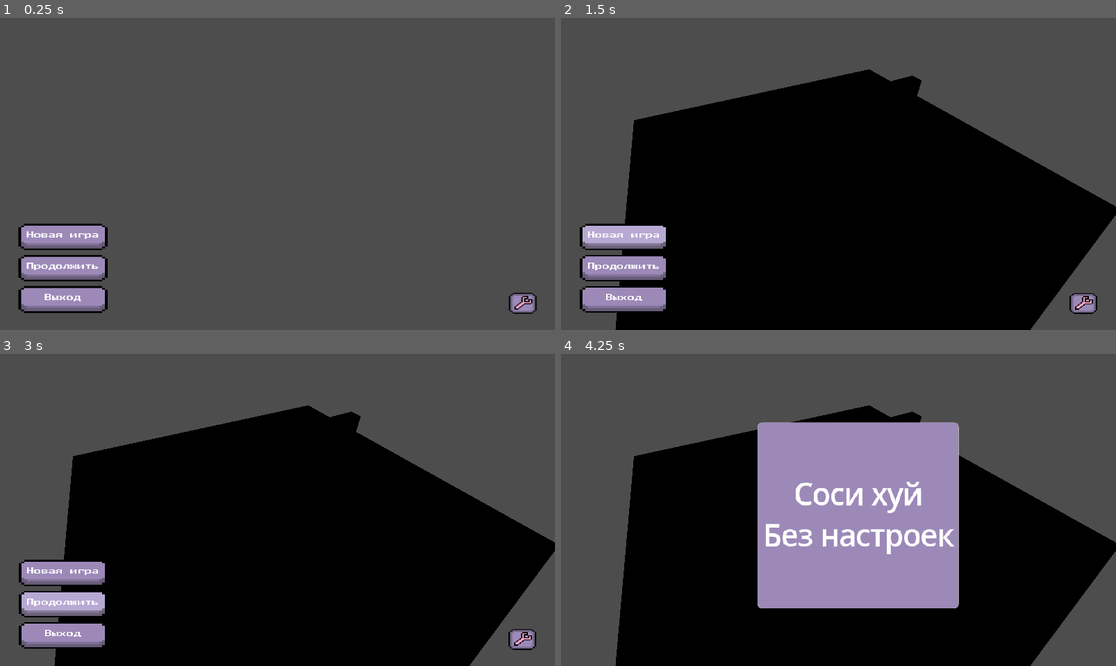
Above: before the commit, frames 1-4 (two rows, left to right).
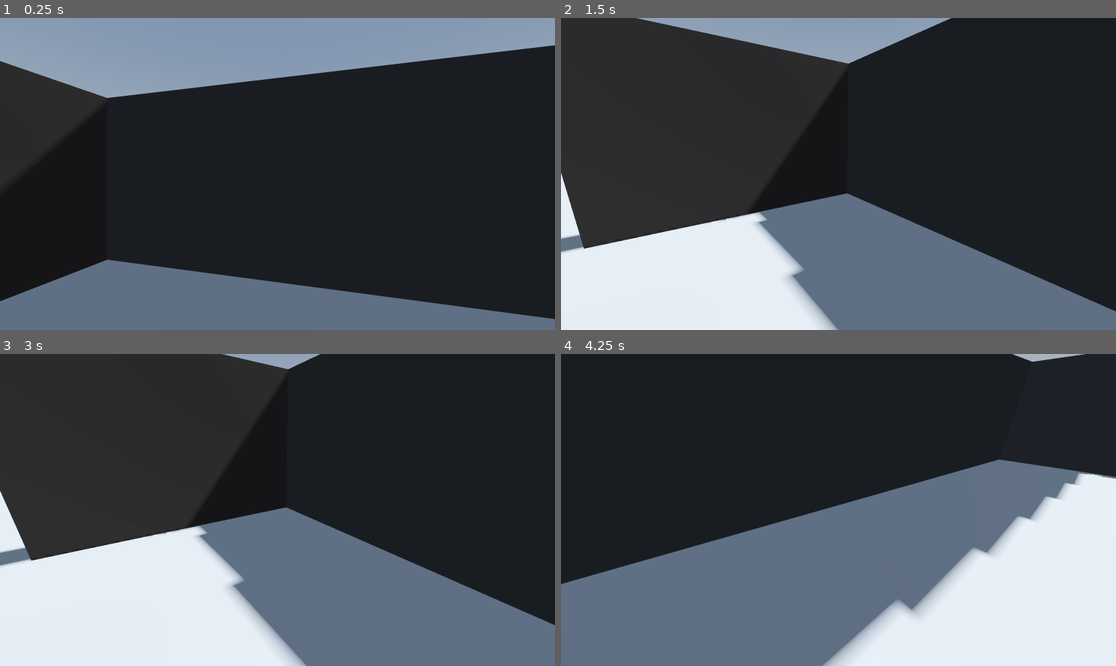
Above: after the commit, the same moments.

Repository: ik0nk4/maksimfindgirls
Game: Godot game, scene res://scenes/locations/maksim_apartment.tscn
Two runs of this game, one before a commit and one after it. Both use one fixed random seed, a clock stepped at 60 frames per second and the inputs below. Before the commit the project starts from res://scenes/main.tscn.
Inputs (mouse positions are in pixels of both pictures, inside the frame that each line leads up to):
- Up to frame 1 (0.25 s): no input
- Up to frame 2 (1.5 s): click (622, 236) at 0.5 s, where only the run before the commit has a clickable "Новая игра"; click (622, 236) at 1.25 s, where only the run before the commit has a clickable "Новая игра"
- Up to frame 3 (3 s): click (61, 572) at 2 s, where only the run before the commit has a clickable "Новая игра"; click (61, 603) at 2.75 s, where only the run before the commit has a clickable "Продолжить"
- Up to frame 4 (4.25 s): click (1082, 637) at 3.52 s

The runs differ from the first frame. In frame 1, 99% of the frame differs, in the area x 0-100%, y 0-100%; in frame 2, 96%; in frame 3, 96%; in frame 4, 100%.

Commit message:
Обновлена конфигурация проекта: изменена основная сцена, добавлены новые настройки управления, реализованы функции для возврата к предыдущей сцене и перезагрузки текущей сцены. Удалены устаревшие сцены и обновлен скрипт главного меню для использования новой функции смены сцены с эффектом затухания.

Diff:
--- a/project.godot
+++ b/project.godot
@@ -11,7 +11,7 @@
 [application]
 
 config/name="MaksimFindGirls"
-run/main_scene="uid://dkdccibqqkfqa"
+run/main_scene="uid://c1x16d2pvnml0"
 config/features=PackedStringArray("4.4", "Forward Plus")
 config/icon="res://icon.svg"
 
@@ -23,12 +23,42 @@
 
 window/size/viewport_width=1920
 window/size/viewport_height=1080
-window/size/mode=4
+window/size/mode=3
 
 [gui]
 
 theme/default_font_multichannel_signed_distance_field=true
 
+[input]
+
+move_forward={
+"deadzone": 0.2,
+"events": [Object(InputEventKey,"resource_local_to_scene":false,"resource_name":"","device":-1,"window_id":0,"alt_pressed":false,"shift_pressed":false,"ctrl_pressed":false,"meta_pressed":false,"pressed":false,"keycode":0,"physical_keycode":87,"key_label":0,"unicode":119,"location":0,"echo":false,"script":null)
+]
+}
+move_back={
+"deadzone": 0.2,
+"events": [Object(InputEventKey,"resource_local_to_scene":false,"resource_name":"","device":-1,"window_id":0,"alt_pressed":false,"shift_pressed":false,"ctrl_pressed":false,"meta_pressed":false,"pressed":false,"keycode":0,"physical_keycode":83,"key_label":0,"unicode":115,"location":0,"echo":false,"script":null)
+]
+}
+move_left={
+"deadzone": 0.2,
+"events": [Object(InputEventKey,"resource_local_to_scene":false,"resource_name":"","device":-1,"window_id":0,"alt_pressed":false,"shift_pressed":false,"ctrl_pressed":false,"meta_pressed":false,"pressed":false,"keycode":0,"physical_keycode":65,"key_label":0,"unicode":97,"location":0,"echo":false,"script":null)
+]
+}
+move_right={
+"deadzone": 0.2,
+"events": [Object(InputEventKey,"resource_local_to_scene":false,"resource_name":"","device":-1,"window_id":0,"alt_pressed":false,"shift_pressed":false,"ctrl_pressed":false,"meta_pressed":false,"pressed":false,"keycode":0,"physical_keycode":68,"key_label":0,"unicode":100,"location":0,"echo":false,"script":null)
+]
+}
+action={
+"deadzone": 0.2,
+"events": [Object(InputEventKey,"resource_local_to_scene":false,"resource_name":"","device":-1,"window_id":0,"alt_pressed":false,"shift_pressed":false,"ctrl_pressed":false,"meta_pressed":false,"pressed":false,"keycode":0,"physical_keycode":69,"key_label":0,"unicode":101,"location":0,"echo":false,"script":null)
+]
+}
+
 [rendering]
 
 textures/canvas_textures/default_texture_filter=0
+anti_aliasing/quality/msaa_3d=3
+anti_aliasing/quality/screen_space_aa=1
--- /dev/null
+++ b/scenes/characters/player.tscn
@@ -0,0 +1,34 @@
+[gd_scene load_steps=5 format=3 uid="uid://bs72ogkvdd7d6"]
+
+[ext_resource type="Script" uid="uid://cbhwdtr247w00" path="res://scripts/characters/player.gd" id="1_rp718"]
+
+[sub_resource type="StandardMaterial3D" id="StandardMaterial3D_iof21"]
+albedo_color = Color(0.91806, 0.575202, 0.222449, 1)
+
+[sub_resource type="CapsuleMesh" id="CapsuleMesh_ucva2"]
+radius = 0.4
+height = 1.8
+
+[sub_resource type="CapsuleShape3D" id="CapsuleShape3D_iof21"]
+radius = 0.4
+height = 1.8
+
+[node name="Player" type="CharacterBody3D"]
+script = ExtResource("1_rp718")
+speed = 2.0
+mouse_sensitivity = 0.001
+
+[node name="Mesh" type="MeshInstance3D" parent="."]
+transform = Transform3D(1, 0, 0, 0, 1, 0, 0, 0, 1, 0, 0.9, 0)
+material_override = SubResource("StandardMaterial3D_iof21")
+cast_shadow = 0
+mesh = SubResource("CapsuleMesh_ucva2")
+
+[node name="Collider" type="CollisionShape3D" parent="."]
+transform = Transform3D(1, 0, 0, 0, 1, 0, 0, 0, 1, 0, 0.9, 0)
+shape = SubResource("CapsuleShape3D_iof21")
+
+[node name="Head" type="Node3D" parent="."]
+transform = Transform3D(1, 0, 0, 0, 1, 0, 0, 0, 1, 0, 1.7, 0)
+
+[node name="Camera3D" type="Camera3D" parent="Head"]
--- a/scenes/locations/3d_maksik_home.tscn
+++ /dev/null
@@ -1,22 +0,0 @@
-[gd_scene load_steps=2 format=3 uid="uid://c1x16d2pvnml0"]
-
-[sub_resource type="PlaneMesh" id="PlaneMesh_xl5qv"]
-
-[node name="3dMaksikHome" type="Node3D"]
-
-[node name="MeshInstance3D" type="MeshInstance3D" parent="."]
-transform = Transform3D(2.88422, 0, 0, 0, 2.88422, 0, 0, 0, 2.88422, 0, 0, 0)
-mesh = SubResource("PlaneMesh_xl5qv")
-
-[node name="CSGBox3D" type="CSGBox3D" parent="."]
-transform = Transform3D(1.7, 0, 0, 0, 1, 0, 0, 0, 1.9, 0, 0.3, 0.095)
-size = Vector3(1.5, 1.6, 0.1)
-
-[node name="CSGCylinder3D" type="CSGCylinder3D" parent="CSGBox3D"]
-transform = Transform3D(0.67518, 0, 0, 0, 5.58943e-08, 1.1253, 0, -0.93775, 7.06032e-08, 0, 0.3, 0)
-operation = 2
-radius = 0.3
-height = 0.2
-
-[node name="Camera3D" type="Camera3D" parent="."]
-transform = Transform3D(0.848858, 0.36689, -0.380569, 0.0330614, 0.68167, 0.730912, 0.527587, -0.633022, 0.566511, -1.4, 2.3, 2.1)
--- /dev/null
+++ b/scenes/locations/maksim_apartment.tscn
@@ -0,0 +1,67 @@
+[gd_scene load_steps=6 format=3 uid="uid://c1x16d2pvnml0"]
+
+[ext_resource type="PackedScene" uid="uid://bs72ogkvdd7d6" path="res://scenes/characters/player.tscn" id="1_2qeb1"]
+
+[sub_resource type="ProceduralSkyMaterial" id="ProceduralSkyMaterial_yocyu"]
+sky_horizon_color = Color(0.662243, 0.671743, 0.686743, 1)
+ground_horizon_color = Color(0.662243, 0.671743, 0.686743, 1)
+
+[sub_resource type="Sky" id="Sky_td15j"]
+sky_material = SubResource("ProceduralSkyMaterial_yocyu")
+
+[sub_resource type="Environment" id="Environment_bpu05"]
+background_mode = 2
+sky = SubResource("Sky_td15j")
+tonemap_mode = 2
+glow_enabled = true
+
+[sub_resource type="StandardMaterial3D" id="StandardMaterial3D_2qeb1"]
+albedo_color = Color(0.230315, 0.230315, 0.230315, 1)
+
+[node name="3dMaksikHome" type="Node3D"]
+
+[node name="WorldEnvironment" type="WorldEnvironment" parent="."]
+environment = SubResource("Environment_bpu05")
+
+[node name="DirectionalLight3D" type="DirectionalLight3D" parent="."]
+transform = Transform3D(0.0768733, 0.994946, 0.0645995, 0.624998, -0.0985682, 0.774379, 0.776832, -0.0191545, -0.629416, 0.6, 4, -3.3)
+shadow_enabled = true
+
+[node name="CSGBox3D2" type="CSGBox3D" parent="."]
+transform = Transform3D(2.38142, 0, 0, 0, 1.40084, 0, 0, 0, 2.66159, -0.0581816, 0.00438178, -0.65752)
+use_collision = true
+size = Vector3(5.99707, 0.001, 4.21777)
+
+[node name="CSGBox3D" type="CSGBox3D" parent="."]
+transform = Transform3D(1.7, 0, 0, 0, 1, 0, 0, 0, 1.9, -0.140735, 0.806968, 0.159213)
+use_collision = true
+size = Vector3(1.5, 1.6, 0.1)
+material = SubResource("StandardMaterial3D_2qeb1")
+
+[node name="CSGBox3D3" type="CSGBox3D" parent="."]
+transform = Transform3D(1.7, 0, 0, 0, 1, 0, 0, 0, 1.9, 2.39369, 0.806968, 0.159213)
+use_collision = true
+size = Vector3(1.5, 1.6, 0.1)
+material = SubResource("StandardMaterial3D_2qeb1")
+
+[node name="CSGBox3D4" type="CSGBox3D" parent="."]
+transform = Transform3D(1.7, 0, 0, 0, 1, 0, 0, 0, 1.9, 4.7768, 0.806968, 0.159213)
+use_collision = true
+size = Vector3(1.5, 1.6, 0.1)
+material = SubResource("StandardMaterial3D_2qeb1")
+
+[node name="CSGBox3D5" type="CSGBox3D" parent="."]
+transform = Transform3D(0.00118688, 0, 1.9, 0, 1, 0, -1.7, 0, 0.00132651, 5.95351, 0.806968, 1.33398)
+use_collision = true
+size = Vector3(1.5, 1.6, 0.1)
+material = SubResource("StandardMaterial3D_2qeb1")
+
+[node name="CSGBox3D6" type="CSGBox3D" parent="."]
+transform = Transform3D(0.00118688, 0, 1.9, 0, 1, 0, -1.7, 0, 0.00132651, -1.31615, 0.806968, 1.33398)
+use_collision = true
+size = Vector3(1.5, 1.6, 0.1)
+material = SubResource("StandardMaterial3D_2qeb1")
+
+[node name="Player" parent="." instance=ExtResource("1_2qeb1")]
+transform = Transform3D(0.485175, 0, 0.120851, 0, 0.5, 0, -0.120851, 0, 0.485175, 0.9, 0, 1.79888)
+visible = false
--- a/scenes/main.tscn
+++ /dev/null
@@ -1,12 +0,0 @@
-[gd_scene load_steps=2 format=3 uid="uid://dkdccibqqkfqa"]
-
-[ext_resource type="Script" uid="uid://cswtsylpqmfvu" path="res://scripts/global/game_manager.gd" id="1_o5qli"]
-
-[node name="MainMenu" type="Control"]
-layout_mode = 3
-anchors_preset = 15
-anchor_right = 1.0
-anchor_bottom = 1.0
-grow_horizontal = 2
-grow_vertical = 2
-script = ExtResource("1_o5qli")
--- /dev/null
+++ b/scripts/characters/player.gd
@@ -0,0 +1,46 @@
+extends CharacterBody3D
+
+@export var speed = 5.0
+@export var mouse_sensitivity = 0.002
+
+@onready var head = $Head
+@onready var camera = $Head/Camera3D
+
+var direction = Vector3.ZERO
+var gravity = -9.8
+
+func _ready():
+	Input.set_mouse_mode(Input.MOUSE_MODE_CAPTURED)
+
+func _input(event):
+	if event is InputEventMouseMotion:
+		rotate_y(-event.relative.x * mouse_sensitivity)
+
+		head.rotate_x(-event.relative.y * mouse_sensitivity)
+		head.rotation.x = clamp(head.rotation.x, -PI/2, PI/2)
+
+	if event.is_action_pressed("action"):
+		print("Действие выполнено!")
+
+	if event.is_action_pressed("ui_cancel"):
+		Input.set_mouse_mode(Input.MOUSE_MODE_VISIBLE)
+
+func _physics_process(delta):
+	direction = Vector3.ZERO
+
+	var input_dir = Input.get_vector("move_left", "move_right", "move_forward", "move_back")
+	direction = (transform.basis * Vector3(input_dir.x, 0, input_dir.y)).normalized()
+
+	if not is_on_floor():
+		velocity.y += gravity * delta
+
+	if direction:
+		velocity.x = direction.x * speed
+		velocity.z = direction.z * speed
+	else:
+		velocity.x = 0
+		velocity.z = 0
+
+	velocity = velocity
+
+	move_and_slide()
--- a/scripts/global/game_manager.gd
+++ b/scripts/global/game_manager.gd
@@ -1,20 +1,71 @@
 extends Node
 
 var current_scene = null
+var previous_scene = null
+var scene_history = []
 
 func _ready():
 	print("Game starting...")
 
-	change_scene("res://ui/main_menu/main_menu.tscn")
+	current_scene = get_tree().current_scene
+
+	await get_tree().process_frame
+
+	if current_scene:
+		scene_history.append(current_scene.scene_file_path)
+		print("Игра запущена со сцены: " + current_scene.scene_file_path)
 
 func change_scene(path):
 	call_deferred("_deferred_change_scene", path)
 
 func _deferred_change_scene(path):
 	if current_scene:
-		current_scene.free()
+		previous_scene = current_scene
+		scene_history.append(current_scene.scene_file_path)
 
-	var new_scene = load(path).instantiate()
+	var error = get_tree().change_scene_to_file(path)
+	if error == OK:
+		await get_tree().process_frame
+		current_scene = get_tree().current_scene
+		print("Сцена изменена на: " + path)
+	else:
+		print("Ошибка при смене сцены на: " + path)
 
-	add_child(new_scene)
-	current_scene = new_scene
+func go_back():
+	if scene_history.size() > 1:
+		scene_history.pop_back()
+		var prev_path = scene_history.pop_back()
+		change_scene(prev_path)
+	else:
+		print("Нет предыдущей сцены для возврата")
+
+func reload_current_scene():
+	if current_scene:
+		var current_path = current_scene.scene_file_path
+		change_scene(current_path)
+	else:
+		print("Нет текущей сцены для перезагрузки")
+
+func change_scene_with_fade(path, fade_time = 0.5):
+	var transition = CanvasLayer.new()
+	add_child(transition)
+
+	var fade_rect = ColorRect.new()
+	fade_rect.color = Color(0, 0, 0, 0)
+	fade_rect.size = Vector2(1920, 1080)
+	fade_rect.anchors_preset = Control.PRESET_FULL_RECT
+	transition.add_child(fade_rect)
+
+	var tween = create_tween()
+	tween.tween_property(fade_rect, "color", Color(0, 0, 0, 1), fade_time)
+	await tween.finished
+
+	change_scene(path)
+
+	await get_tree().process_frame
+
+	tween = create_tween()
+	tween.tween_property(fade_rect, "color", Color(0, 0, 0, 0), fade_time)
+	await tween.finished
+
+	transition.queue_free()
--- a/ui/main_menu/main_menu.gd
+++ b/ui/main_menu/main_menu.gd
@@ -15,8 +15,7 @@
 
 func _on_new_game_button_up() -> void:
 	new_game_title.position.y -= 5
-	#GameManager.change_scene("res://scenes/locations/3d_maksik_home.tscn")
-	get_tree().change_scene_to_file("res://scenes/locations/3d_maksik_home.tscn")
+	GameManager.change_scene_with_fade("res://scenes/locations/3d_maksik_home.tscn")
 
 
 func _on_continue_button_down() -> void:
--- a/ui/main_menu/main_menu.tscn
+++ b/ui/main_menu/main_menu.tscn
@@ -158,7 +158,6 @@
 theme_override_styles/hover = SubResource("StyleBoxTexture_i5wg5")
 theme_override_styles/pressed = SubResource("StyleBoxTexture_joh67")
 theme_override_styles/normal = SubResource("StyleBoxTexture_u184e")
-script = ExtResource("1_uhj5c")
 
 [node name="settings_menu" type="PanelContainer" parent="."]
 visible = false
Not shown, added: scripts/characters/player.gd.uid
Not shown, changed: scripts/global/game_manager.gd.uid
